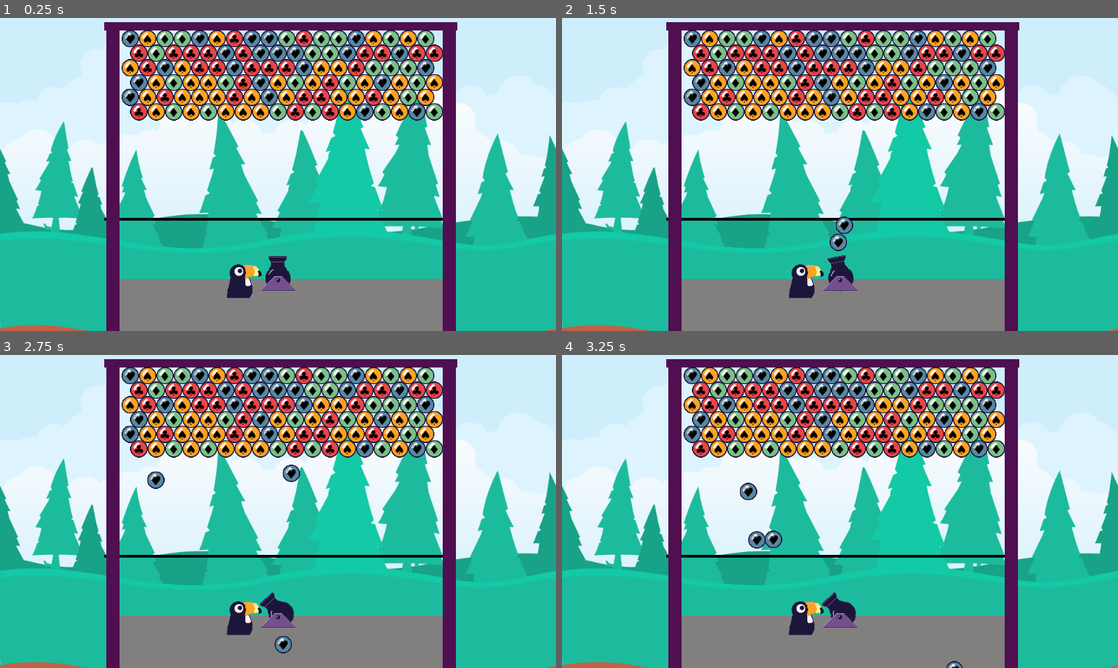
Above: before the commit, frames 1-4 (two rows, left to right).
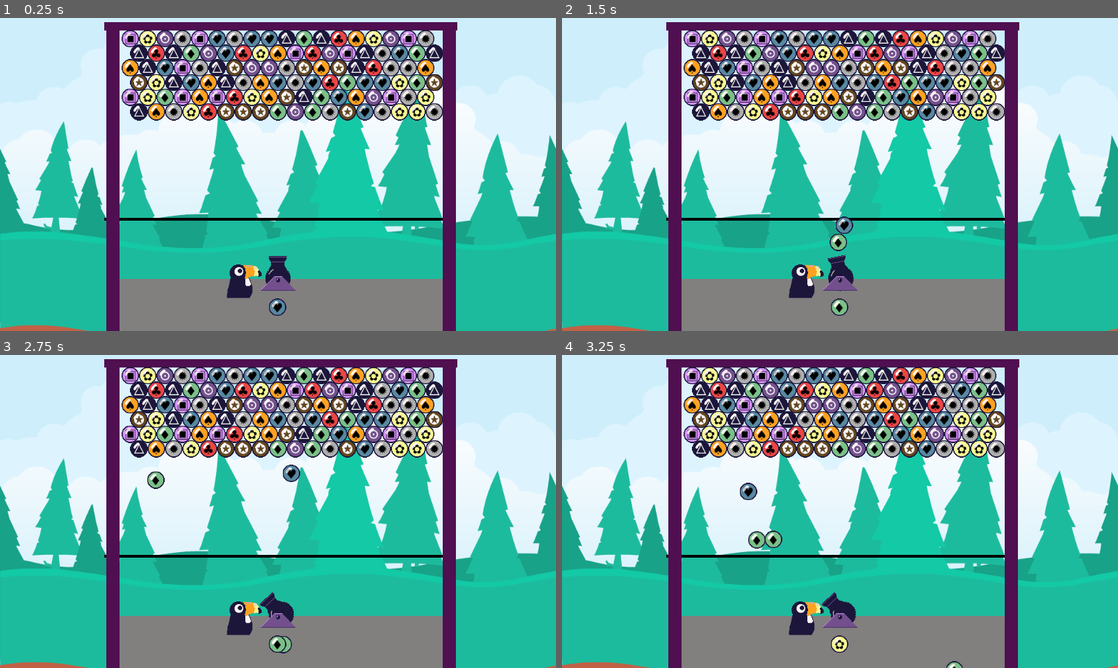
Above: after the commit, the same moments.

Repository: YannBurrett/ToucyBubble
Game: Godot game, scene res://Level/Level.tscn
Two runs of this game, one before a commit and one after it. Both use one fixed random seed, a clock stepped at 60 frames per second and the inputs below.
Inputs:
- Up to frame 1 (0.25 s): no input
- Up to frame 2 (1.5 s): tap Enter at 0.5 s; hold E (Nudge_Right) 0.53-1.28 s; hold Space (Fire) 0.53-1.28 s; hold A (Left) from 1.28 s (still down); tap Space (Fire) at 1.35 s
- Up to frame 3 (2.75 s): release A (Left) at 2.03 s; hold E (Nudge_Right) from 2.03 s (still down); hold Space (Fire) from 2.03 s (still down)
- Up to frame 4 (3.25 s): keep holding E (Nudge_Right); release Space (Fire) at 2.78 s; tap Space (Fire) at 2.85 s

The runs differ from the first frame. In frame 1, 8.6% of the frame differs, in the area x 22-80%, y 4-96%; in frame 2, 8.7%; in frame 3, 8.7%; in frame 4, 8.8%, in the area x 22-80%, y 4-100%.

Commit message:
11 Changing Bubble Types

Diff:
--- a/Bubbles/BubbleSpawner.gd
+++ b/Bubbles/BubbleSpawner.gd
@@ -1,11 +1,19 @@
 extends Node2D
 
 var Bubble = preload("res://Bubbles/Bubble.tscn")
+var next_bubble_type = 0
+
 const SPEED = 500
 
 
 func _on_Level_spawn_bubble(angle, location):
 	var new_Bubble = Bubble.instance()
+	new_Bubble.type = next_bubble_type
 	new_Bubble.global_position = location
 	add_child(new_Bubble)
 	new_Bubble.apply_central_impulse(-Vector2(0,1).rotated(angle) * SPEED)
+
+
+
+func _on_NextBubble_next_bubble(type):
+	next_bubble_type = type
--- /dev/null
+++ b/Bubbles/NextBubble.gd
@@ -0,0 +1,8 @@
+extends Node2D
+
+signal next_bubble
+
+func _on_Level_prepare_bubble(available_bubbles:Array):
+	var type = available_bubbles[randi() % available_bubbles.size()]
+	$ReadyBubble.frame = type
+	emit_signal("next_bubble", type)
--- a/Level/Level.gd
+++ b/Level/Level.gd
@@ -2,6 +2,7 @@
 
 onready var Hex = $TileMap
 signal spawn_bubble
+signal prepare_bubble
 
 var PlayerLoc: Vector2
 
@@ -26,3 +27,11 @@
 
 func _on_Player_fire_bubble(angle):
 	emit_signal("spawn_bubble", angle, PlayerLoc)
+	check_remaining_bubbles()
+
+
+func check_remaining_bubbles():
+	var available_bubbles = []
+	for bubble in number_of_bubble_types:
+		available_bubbles.append(bubble)
+	emit_signal("prepare_bubble", available_bubbles)
--- a/Level/Level.tscn
+++ b/Level/Level.tscn
@@ -7,6 +7,7 @@
 [ext_resource path="res://Sprites/BubbleSpriteSheet2.png" type="Texture" id=5]
 [ext_resource path="res://Level/Level.gd" type="Script" id=6]
 [ext_resource path="res://Bubbles/BubbleSpawner.gd" type="Script" id=7]
+[ext_resource path="res://Bubbles/NextBubble.gd" type="Script" id=8]
 
 [sub_resource type="ConvexPolygonShape2D" id=1]
 points = PoolVector2Array( 0, 0, 32, 0, 32, 32, 0, 32 )
@@ -261,6 +262,7 @@
 
 [node name="Level" type="Node2D"]
 script = ExtResource( 6 )
+number_of_bubble_types = 10
 
 [node name="CanvasLayer" type="CanvasLayer" parent="."]
 layer = -1
@@ -310,5 +312,15 @@
 [node name="BubbleSpawner" type="Node2D" parent="."]
 script = ExtResource( 7 )
 
+[node name="NextBubble" type="Node2D" parent="."]
+script = ExtResource( 8 )
+
+[node name="ReadyBubble" type="Sprite" parent="NextBubble"]
+position = Vector2( 319, 512 )
+texture = ExtResource( 5 )
+hframes = 10
+
+[connection signal="prepare_bubble" from="." to="NextBubble" method="_on_Level_prepare_bubble"]
 [connection signal="spawn_bubble" from="." to="BubbleSpawner" method="_on_Level_spawn_bubble"]
 [connection signal="fire_bubble" from="Player" to="." method="_on_Player_fire_bubble"]
+[connection signal="next_bubble" from="NextBubble" to="BubbleSpawner" method="_on_NextBubble_next_bubble"]
Not shown: 1 places in Level/Level.tscn that only renumber resources
